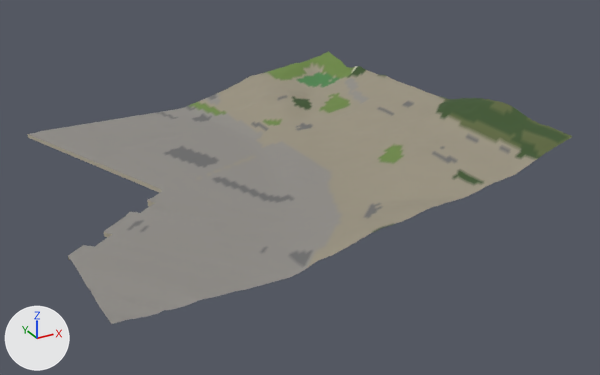
An edit to the glTF model gibraltar/data/build/tiles/T_W1_S1/terrain.glb, drawn before and after from the same camera.
Before and after are seen from a 50 mm camera at (-143.0, -579.0, 377.0) aimed at (287.0, 203.0, -14.0). Every picture has the same lights, and +X, +Y and +Z are marked at lower left. The picture after the commit comes second. Vertices at exactly the same position are counted once.

Names of what the first picture shows: 'T_W1_S1_terrain'.
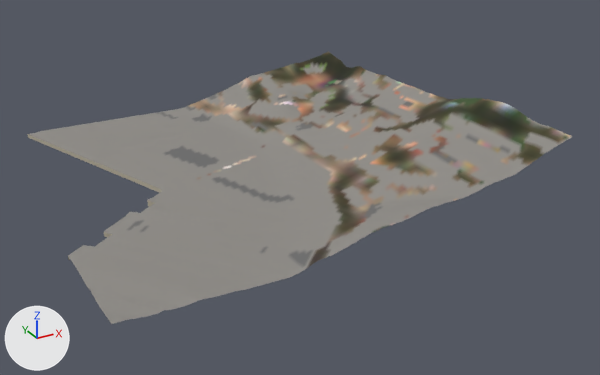
What the commit changed:
me_t_w1_s1_terrain has 9451 vertices, 18141 faces and spans x 0.0..500.0, y 0.0..500.0, z -4.0..84.0.
me_t_w1_s1_terrain is used by ob_t_w1_s1_terrain; location (0.0, 0.0, 0.0).
me_t_w1_s1_terrain part 1: 5160 faces centred in x 177.0..498.0, y 2.0..498.0, z 2.0..83.0 are repainted in the vertex colours; the middle colour goes from yellow #999280 to grey #8f8c87.
me_t_w1_s1_terrain part 2: 3449 faces centred in x 183.0..498.0, y 2.0..498.0, z 4.0..81.0 are repainted in the vertex colours; the middle colour goes from yellow #999280 to brown #5f5540.

Boxes (x1, y1, x2, y2) around the edits, measured in the pictures (600 x 375 px):
part 1 of me_t_w1_s1_terrain, recoloured: (189, 65, 573, 256) in both
part 2 of me_t_w1_s1_terrain, recoloured: (187, 51, 568, 269) in both
